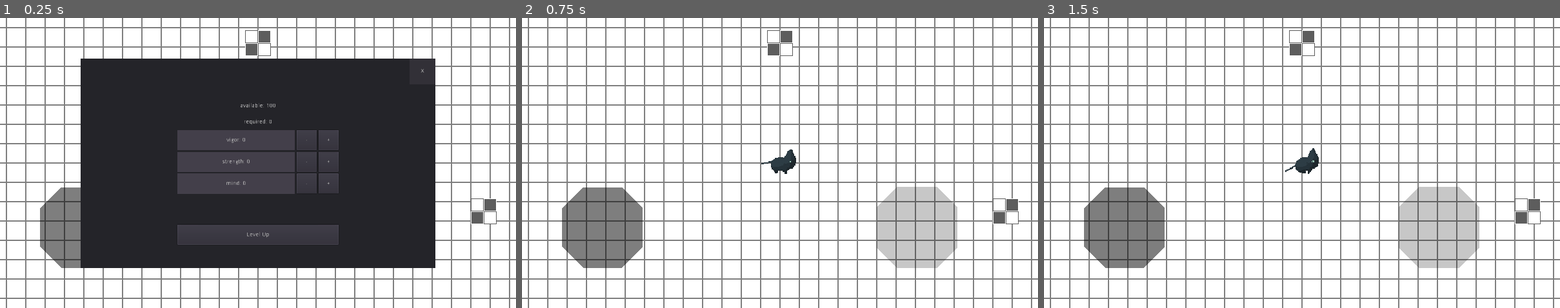
Above: before the commit, frames 1-3 (left to right).
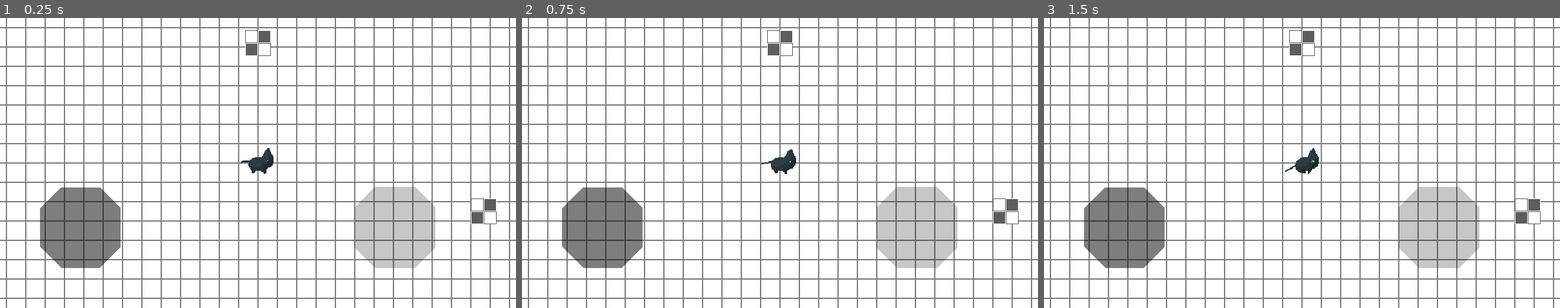
Above: after the commit, the same moments.

Repository: deerformera/neruka
Game: Godot game, scene res://worlds/world.tscn
Two runs of this game, one before a commit and one after it. Both use one fixed random seed, a clock stepped at 60 frames per second and the inputs below.
Inputs (mouse positions are in pixels of both pictures, inside the frame that each line leads up to):
- Up to frame 1 (0.25 s): no input
- Up to frame 2 (0.75 s): click (945, 70) at 0.5 s, where only the run before the commit has a clickable "X"
- Up to frame 3 (1.5 s): click (1126, 226) at 1.25 s

The runs differ from the first frame. In frame 1, 50% of the frame differs, in the area x 15-85%, y 14-87%; in frame 2, nothing differs; in frame 3, nothing differs.

Commit message:
forge system

Diff:
--- a/assets/classes/character.gd
+++ b/assets/classes/character.gd
@@ -19,7 +19,7 @@
         die()
 
 func die():
-    Utils.learn(id)
+    Utils.identify(id)
     get_parent().call_deferred("add_child", create_orb())
     queue_free()
 
--- /dev/null
+++ b/assets/scenes/forge_item.tscn
@@ -0,0 +1,24 @@
+[gd_scene format=2]
+
+[node name="Item" type="Button"]
+margin_right = 12.0
+margin_bottom = 20.0
+rect_min_size = Vector2( 64, 64 )
+
+[node name="VB" type="VBoxContainer" parent="."]
+anchor_right = 1.0
+anchor_bottom = 1.0
+custom_constants/separation = 0
+
+[node name="TextureRect" type="TextureRect" parent="VB"]
+margin_right = 64.0
+margin_bottom = 48.0
+rect_min_size = Vector2( 48, 48 )
+
+[node name="Label" type="Label" parent="VB"]
+margin_top = 48.0
+margin_right = 64.0
+margin_bottom = 62.0
+text = "null"
+align = 1
+valign = 1
--- a/characters/cat/abilities.gd
+++ b/characters/cat/abilities.gd
@@ -1,12 +1,18 @@
 extends Node2D
 
 func _ready():
-    var abilities = Utils.get_abilities()
+    Utils.connect("abilities_changed", self, "abilities_changed")
+    abilities_changed()
+
+func abilities_changed():
+    for i in get_children(): i.queue_free()
+
+    var abilities = Utils.get_abilities_nodes()
     for i in abilities.size():
         add_child(abilities[i].instance())
 
 func _input(event):
-    for i in Utils.get_abilities().size():
+    for i in Utils.current_abilities.size():
         if event.is_action_pressed("n_ability"+str(i)):
             get_child(i).emit_signal("cast")
 
--- a/characters/cat/cat.tscn
+++ b/characters/cat/cat.tscn
@@ -6,7 +6,6 @@
 [ext_resource path="res://characters/cat/animtree.gd" type="Script" id=4]
 [ext_resource path="res://characters/cat/abilities.gd" type="Script" id=5]
 [ext_resource path="res://characters/cat/hud.tscn" type="PackedScene" id=6]
-[ext_resource path="res://characters/cat/levelup.tscn" type="PackedScene" id=7]
 
 [sub_resource type="RectangleShape2D" id=1]
 
@@ -1902,6 +1901,3 @@
 
 [node name="HUD" parent="." instance=ExtResource( 6 )]
 layer = 1
-
-[node name="LevelUp" parent="." instance=ExtResource( 7 )]
-layer = 2
--- /dev/null
+++ b/characters/cat/forge.gd
@@ -0,0 +1,30 @@
+extends CanvasLayer
+
+var item = preload("res://assets/scenes/forge_item.tscn")
+
+var selected: int
+
+var data: Array
+
+func _ready():
+    $Margin/Panel/VBox/CloseButton.connect("pressed", self, "close")
+    $Margin/Panel/VBox/Margin/HBox/VBox/ForgeButton.connect("pressed", self, "forge")
+    items()
+
+func close(): self.queue_free()
+
+func items():
+    var container = $Margin/Panel/VBox/Margin/HBox/Scroll/Items
+    for i in Utils.knowledges.size():
+        data.append(Utils.get_ability(Utils.knowledges[i]))
+        var item_ins = item.instance()
+        item_ins.connect("pressed", self, "item_pressed", [i])
+        container.add_child(item_ins)
+
+func item_pressed(index):
+    selected = Utils.knowledges[index]
+    $Margin/Panel/VBox/Margin/HBox/VBox/Name.text = data[index].name
+    $Margin/Panel/VBox/Margin/HBox/VBox/Desc.text = data[index].desc
+
+func forge():
+    Utils.learn(selected)
--- /dev/null
+++ b/characters/cat/forge.tscn
@@ -0,0 +1,110 @@
+[gd_scene load_steps=5 format=2]
+
+[ext_resource path="res://characters/cat/forge.gd" type="Script" id=1]
+
+[sub_resource type="StyleBoxFlat" id=2]
+bg_color = Color( 0.270588, 0.258824, 0.313726, 1 )
+
+[sub_resource type="StyleBoxFlat" id=1]
+bg_color = Color( 0.2, 0.192157, 0.219608, 1 )
+
+[sub_resource type="StyleBoxFlat" id=3]
+bg_color = Color( 0.32549, 0.313726, 0.376471, 1 )
+
+[node name="Forge" type="CanvasLayer"]
+script = ExtResource( 1 )
+
+[node name="Margin" type="MarginContainer" parent="."]
+anchor_right = 1.0
+anchor_bottom = 1.0
+custom_constants/margin_right = 200
+custom_constants/margin_top = 100
+custom_constants/margin_left = 200
+custom_constants/margin_bottom = 100
+
+[node name="Panel" type="PanelContainer" parent="Margin"]
+margin_left = 200.0
+margin_top = 100.0
+margin_right = 1080.0
+margin_bottom = 620.0
+
+[node name="VBox" type="VBoxContainer" parent="Margin/Panel"]
+margin_left = 7.0
+margin_top = 7.0
+margin_right = 873.0
+margin_bottom = 513.0
+
+[node name="CloseButton" type="Button" parent="Margin/Panel/VBox"]
+margin_left = 802.0
+margin_right = 866.0
+margin_bottom = 64.0
+rect_min_size = Vector2( 64, 64 )
+size_flags_horizontal = 8
+size_flags_vertical = 0
+custom_styles/hover = SubResource( 2 )
+custom_styles/pressed = SubResource( 2 )
+custom_styles/normal = SubResource( 1 )
+text = "X"
+
+[node name="Margin" type="MarginContainer" parent="Margin/Panel/VBox"]
+margin_top = 68.0
+margin_right = 866.0
+margin_bottom = 506.0
+size_flags_vertical = 3
+custom_constants/margin_right = 30
+custom_constants/margin_top = 30
+custom_constants/margin_left = 30
+custom_constants/margin_bottom = 30
+
+[node name="HBox" type="HBoxContainer" parent="Margin/Panel/VBox/Margin"]
+margin_left = 30.0
+margin_top = 30.0
+margin_right = 836.0
+margin_bottom = 408.0
+custom_constants/separation = 10
+
+[node name="Scroll" type="ScrollContainer" parent="Margin/Panel/VBox/Margin/HBox"]
+margin_right = 398.0
+margin_bottom = 378.0
+size_flags_horizontal = 3
+scroll_horizontal_enabled = false
+
+[node name="Items" type="GridContainer" parent="Margin/Panel/VBox/Margin/HBox/Scroll"]
+margin_left = 199.0
+margin_right = 199.0
+size_flags_horizontal = 6
+custom_constants/vseparation = 15
+custom_constants/hseparation = 20
+columns = 4
+
+[node name="VBox" type="VBoxContainer" parent="Margin/Panel/VBox/Margin/HBox"]
+margin_left = 408.0
+margin_right = 806.0
+margin_bottom = 378.0
+size_flags_horizontal = 3
+custom_constants/separation = 10
+
+[node name="Name" type="Label" parent="Margin/Panel/VBox/Margin/HBox/VBox"]
+margin_right = 398.0
+margin_bottom = 50.0
+rect_min_size = Vector2( 0, 50 )
+size_flags_vertical = 0
+custom_styles/normal = SubResource( 3 )
+align = 1
+valign = 1
+
+[node name="Desc" type="Label" parent="Margin/Panel/VBox/Margin/HBox/VBox"]
+margin_top = 60.0
+margin_right = 398.0
+margin_bottom = 318.0
+size_flags_vertical = 3
+custom_styles/normal = SubResource( 3 )
+align = 1
+valign = 1
+
+[node name="ForgeButton" type="Button" parent="Margin/Panel/VBox/Margin/HBox/VBox"]
+margin_top = 328.0
+margin_right = 398.0
+margin_bottom = 378.0
+rect_min_size = Vector2( 0, 50 )
+text = "Forge Knowledge"
--- a/characters/cat/levelup.gd
+++ b/characters/cat/levelup.gd
@@ -10,8 +10,7 @@
 
     items()
 
-func close():
-    self.queue_free()
+func close(): self.queue_free()
 
 func items():
     set_required()
--- a/characters/cat/levelup.tscn
+++ b/characters/cat/levelup.tscn
@@ -19,19 +19,21 @@
 custom_constants/margin_left = 200
 custom_constants/margin_bottom = 100
 
-[node name="Panel" type="Panel" parent="Margin"]
+[node name="Panel" type="PanelContainer" parent="Margin"]
 margin_left = 200.0
 margin_top = 100.0
 margin_right = 1080.0
 margin_bottom = 620.0
 
 [node name="VBox" type="VBoxContainer" parent="Margin/Panel"]
-anchor_right = 1.0
-anchor_bottom = 1.0
+margin_left = 7.0
+margin_top = 7.0
+margin_right = 873.0
+margin_bottom = 513.0
 
 [node name="CloseButton" type="Button" parent="Margin/Panel/VBox"]
-margin_left = 816.0
-margin_right = 880.0
+margin_left = 802.0
+margin_right = 866.0
 margin_bottom = 64.0
 rect_min_size = Vector2( 64, 64 )
 focus_mode = 0
@@ -44,8 +46,8 @@
 
 [node name="Margin" type="MarginContainer" parent="Margin/Panel/VBox"]
 margin_top = 68.0
-margin_right = 880.0
-margin_bottom = 520.0
+margin_right = 866.0
+margin_bottom = 506.0
 size_flags_vertical = 3
 custom_constants/margin_right = 30
 custom_constants/margin_top = 30
@@ -55,12 +57,12 @@
 [node name="VBox" type="VBoxContainer" parent="Margin/Panel/VBox/Margin"]
 margin_left = 30.0
 margin_top = 30.0
-margin_right = 850.0
-margin_bottom = 422.0
+margin_right = 836.0
+margin_bottom = 408.0
 custom_constants/separation = 0
 
 [node name="AvailableOrbs" type="Label" parent="Margin/Panel/VBox/Margin/VBox"]
-margin_right = 820.0
+margin_right = 806.0
 margin_bottom = 40.0
 rect_min_size = Vector2( 0, 40 )
 text = "null"
@@ -69,7 +71,7 @@
 
 [node name="RequiredOrbs" type="Label" parent="Margin/Panel/VBox/Margin/VBox"]
 margin_top = 40.0
-margin_right = 820.0
+margin_right = 806.0
 margin_bottom = 80.0
 rect_min_size = Vector2( 0, 40 )
 text = "null"
@@ -77,24 +79,24 @@
 valign = 1
 
 [node name="Items" type="VBoxContainer" parent="Margin/Panel/VBox/Margin/VBox"]
-margin_top = 132.0
-margin_right = 820.0
-margin_bottom = 132.0
+margin_top = 129.0
+margin_right = 806.0
+margin_bottom = 129.0
 size_flags_vertical = 6
 
 [node name="Label" type="Label" parent="Margin/Panel/VBox/Margin/VBox"]
-margin_top = 274.0
-margin_right = 820.0
-margin_bottom = 288.0
+margin_top = 264.0
+margin_right = 806.0
+margin_bottom = 278.0
 size_flags_vertical = 10
 align = 1
 valign = 1
 
 [node name="UpButton" type="Button" parent="Margin/Panel/VBox/Margin/VBox"]
-margin_left = 210.0
-margin_top = 288.0
-margin_right = 610.0
-margin_bottom = 338.0
+margin_left = 203.0
+margin_top = 278.0
+margin_right = 603.0
+margin_bottom = 328.0
 rect_min_size = Vector2( 400, 50 )
 size_flags_horizontal = 4
 size_flags_vertical = 2
--- a/characters/cat/utils.gd
+++ b/characters/cat/utils.gd
@@ -5,7 +5,6 @@
 signal abilities_changed
 
 var enemies: Array
-var abilities: Array
 
 var level := {
     "vigor": 0,
@@ -14,18 +13,20 @@
 }
 
 var orbs: int = 100
-var slots: Array
 
-var knowledges := []
+var abilities_data: Array
+var abilities: Array
+var current_abilities: Array
+var knowledges: Array = [1,2,0]
 
 func _ready():
     var f = File.new()
     f.open("res://assets/data.json", File.READ)
     enemies = parse_json(f.get_as_text())["enemies"]
-    abilities = parse_json(f.get_as_text())["abilities"]
+    abilities_data = parse_json(f.get_as_text())["abilities"]
     f.close()
 
-    slots.resize(level.mind + 1)
+    current_abilities.resize(level.mind + 1)
 
 func get_base():
     var base = {}
@@ -40,26 +41,44 @@
     var dict = { "name": enemy[0], "desc": enemy[1] }
     return dict
 
+# ___Ability System___
+func add_orb():
+    orbs += 1
+
+func set_ability(slots: Array):
+    self.current_abilities = slots
+    emit_signal("abilities_changed")
+
 func get_ability(id: int) -> Dictionary:
-    if id > abilities.size() - 1: return {}
-    var ability = self.abilities[id]
+    if id > abilities_data.size() - 1: return {}
+    var ability = self.abilities_data[id]
     var dict = { "name": ability[0], "desc": ability[1] }
     return dict
 
-func get_abilities() -> Array:
+func get_abilities_nodes() -> Array:
     var arr = []
-    for slot in slots:
+    for slot in current_abilities:
         if slot != null: arr.append(load("res://assets/abilities/" + str(slot) + ".tscn"))
     return arr
 
-func add_orb():
-    orbs += 1
+func get_abilities() -> Array:
+    var arr = []
+    for ability in abilities:
+        arr.append(get_ability(ability))
+    return arr
 
 func learn(id: int):
+    if !abilities.has(id):
+        print("You forged ", get_ability(id).name)
+        abilities.append(id)
+
+func identify(id: int):
     if !knowledges.has(id):
         knowledges.append(id)
         print("You learn ", get_enemy(id).name, ", ", get_enemy(id).desc)
+# ___End of Ability System___
 
+# ___Level System___
 func set_levels(val: Dictionary):
     orbs -= get_levels_requirement(val)
     for i in val:
@@ -87,3 +106,4 @@
         total -= i * 2
 
     return total
+# ___End of Level System___
Not shown: 1 places in characters/cat/cat.tscn that only renumber resources
